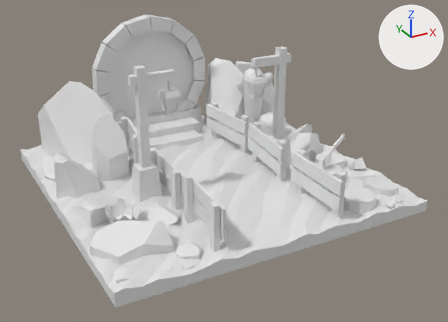
What one commit did to the glTF model static/portal.glb.
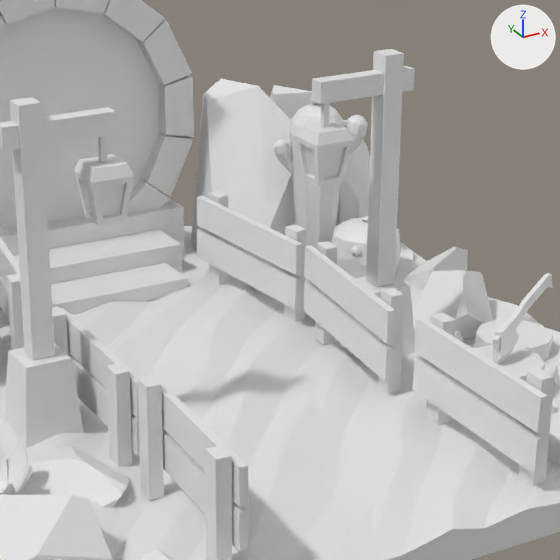
There are two pictures of each version: one whole from a 50 mm camera at (-3.43, -6.72, 3.49) aimed at (0.09, -0.32, 0.29), one close up on the part from 29% to 78% of the width and 9% to 76% of the height. The axes (+X, +Y, +Z) are drawn at upper right. The lights are the same throughout. Where no turn or scale is listed for an object, it has been applied to the vertices. Vertices at the same position are counted once.

The first close-up shows 'baked', 'lampLightB', 'portalLight'.
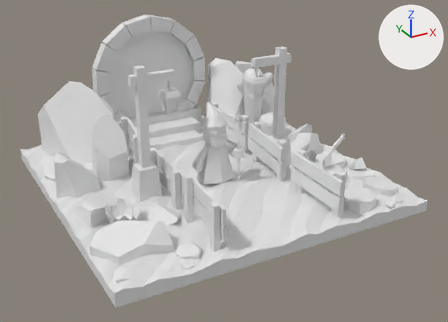
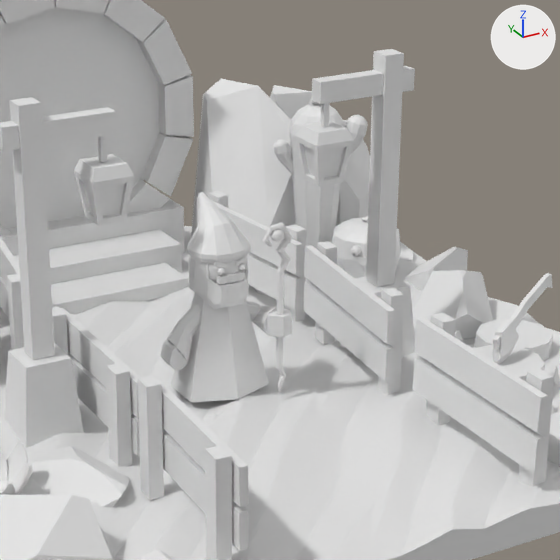
Changed parts and their boxes [x1, y1, x2, y2] in the close-ups (560 x 560 px):
'staffOrb', added
    after: [270, 229, 284, 242]
part 1 of me_plane_038, added
    after: [218, 268, 225, 275]
part 2 of me_plane_038, added
    after: [208, 259, 246, 285]
part 3 of me_plane_038, cut back
    after: [160, 192, 292, 402]

What the commit changed:
me_plane_038 is used by ob_baked; location (0.001, 0.0, 0.126).
me_plane_038 had 60556 vertices, 120312 faces and spanned x -2.0..2.0, y -2.01..2.0, z -0.26..1.68.
me_plane_038 now has 34570 vertices, 68322 faces and spans x -2.0..2.0, y -2.0..2.0, z -0.26..1.68.
me_plane_038 part 1: a new loose piece, an icosphere of 320 faces spanning x -0.075..-0.039, y -0.403..-0.367, z 0.579..0.616.
me_plane_038 part 2: a new loose piece, an icosphere of 1280 faces spanning x -0.14..0.14, y -0.39..-0.12, z 0.45..0.73.
me_plane_038 part 3: 27891 vertices removed from x -1.98..1.98, y -2.01..1.98, z -0.26..-0.11; 565 vertices added at x -0.3..1.54, y -2.0..0.78, z -0.26..0.9.
Mesh me_icosphere_014 is new.
It is an icosphere of 320 faces spanning x -0.0341..0.0341, y -0.0341..0.0341, z -0.0341..0.0341.
Object 'staffOrb' (ob_stafforb) is new; it shows me_icosphere_014.
Its location is (0.2, -0.475, 0.893).
